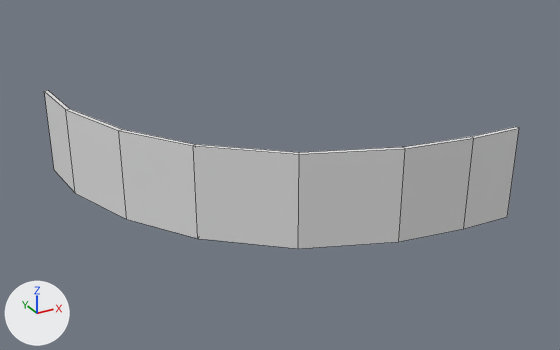
Renders of the Blender file MarbleRun/Assets/TrackPieces/Blend/curve_barrier.blend from each side of a commit.
The view is the same before and after, from a camera (50 mm lens) standing at (-22.3, -27.0, 12.6) and looking at (-7.6, -0.3, -0.7). Every picture has the same lights, and +X, +Y and +Z are marked at lower left. Mesh edges are drawn as thin lines.
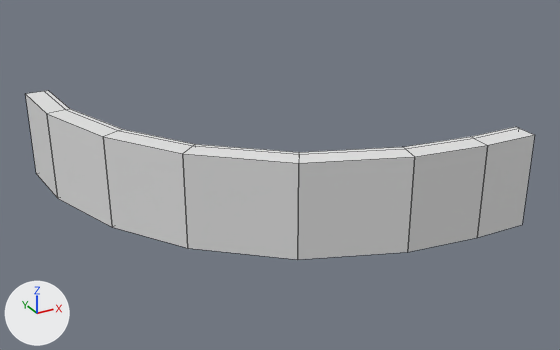
The change, as a list of edits to the scene's bpy script:
```text
Change me_cube_001:
    where me_cube_001.from_pydata(...)  # 8 vertices, 6 faces; spans x -1.0..1.0, y -1.0..1.0, z -1.0..1.0
    used by ob_cube; location = (-12.57, 0.0, 0.0); scale = (1.0, 0.0948, 1.96)
    verts and faces of me_cube_001; kept vertices keep their numbers, new ones are numbered from 8
    before: 0 (-1.0, -1.0, -1.0), 1 (-1.0, -1.0, 1.0), 4 (1.0, -1.0, -1.0), 5 (1.0, -1.0, 1.0)
    me_cube_001 part 1
    add delete_faces([(0, 4, 5, 1)])
    add for new, old in zip([*range(8, 12)], [0, 1, 4, 5]): verts[new] = verts[old] + (0.0, -8.75, 0.0)
    add faces += [(1, 9, 11, 5), (8, 10, 11, 9), (4, 5, 11, 10), (0, 8, 9, 1), (0, 4, 10, 8)]
```

Where the change shows, as pixel boxes [x1, y1, x2, y2] in the pictures (560 x 350 px):
'Cube', reshaped (7% wider, 7% taller)
    before: [44, 91, 519, 249]
    after: [26, 91, 535, 260]
